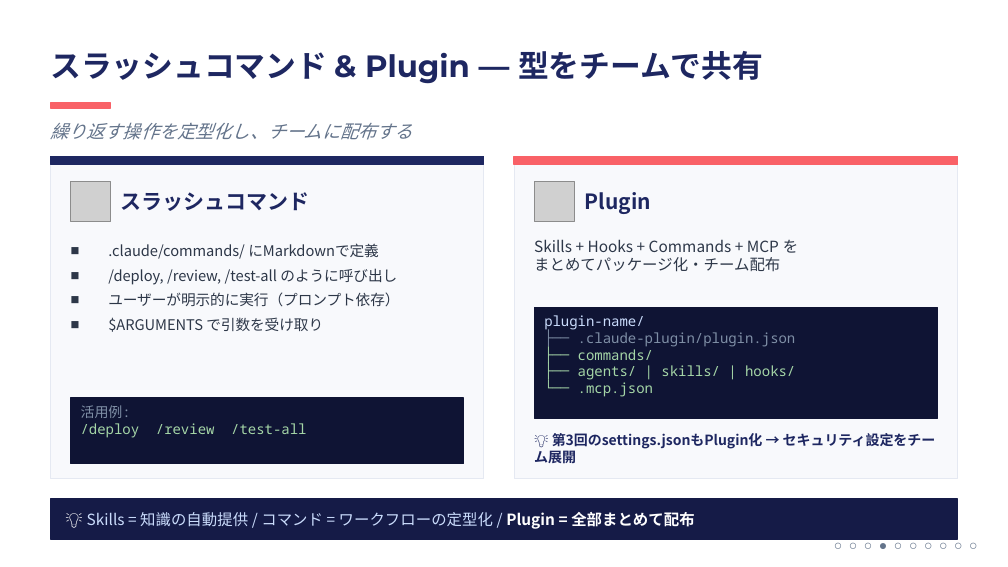
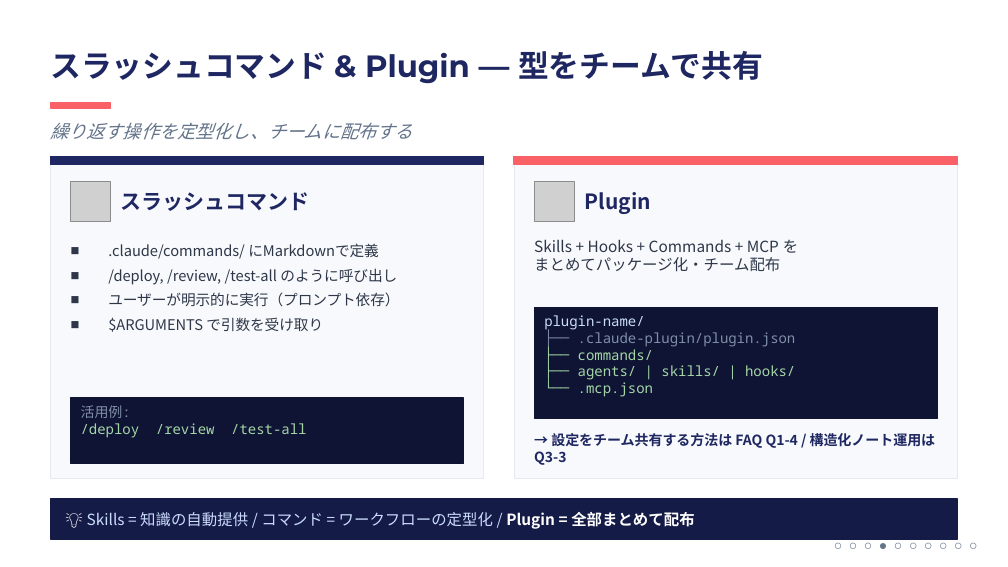
Before and after one commit to ktsuchida11/ClaudeWorkshop, a slide deck: slide 8 of session4/session4_full.pptx (slide 7 before the commit). Drawn at 1008x567 pixels with LibreOffice and Linux fonts; fonts in the diff are those of the drawing; grey boxes stand for pictures. Boxes give left, top, right and bottom in pixels: in the first picture for what was removed or moved away, otherwise in the second. Text is boxed around its words. In the diff, an @@ line names an element or a change of style, - is before the commit and + after.

```diff
--- a/session4/session4_full.pptx
+++ b/session4/session4_full.pptx
@@ text at (534,433,936,465): text changed @@
-💡 第3回のsettings.jsonもPlugin化 → セキュリティ設定をチーム展開
+→ 設定をチーム共有する方法は FAQ Q1-4 / 構造化ノート運用は Q3-3
```
Also in this commit, not shown: 3 other slides changed, 1 slide added, 1 other file.
